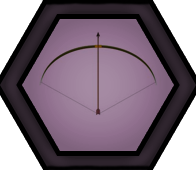
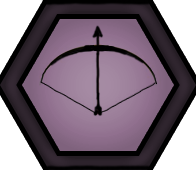
Two versions of the same layered image (196x170). Layer-by-layer changes:
added layer "Layer 16" above "Layer 15" over (40, 25, 157, 116)
